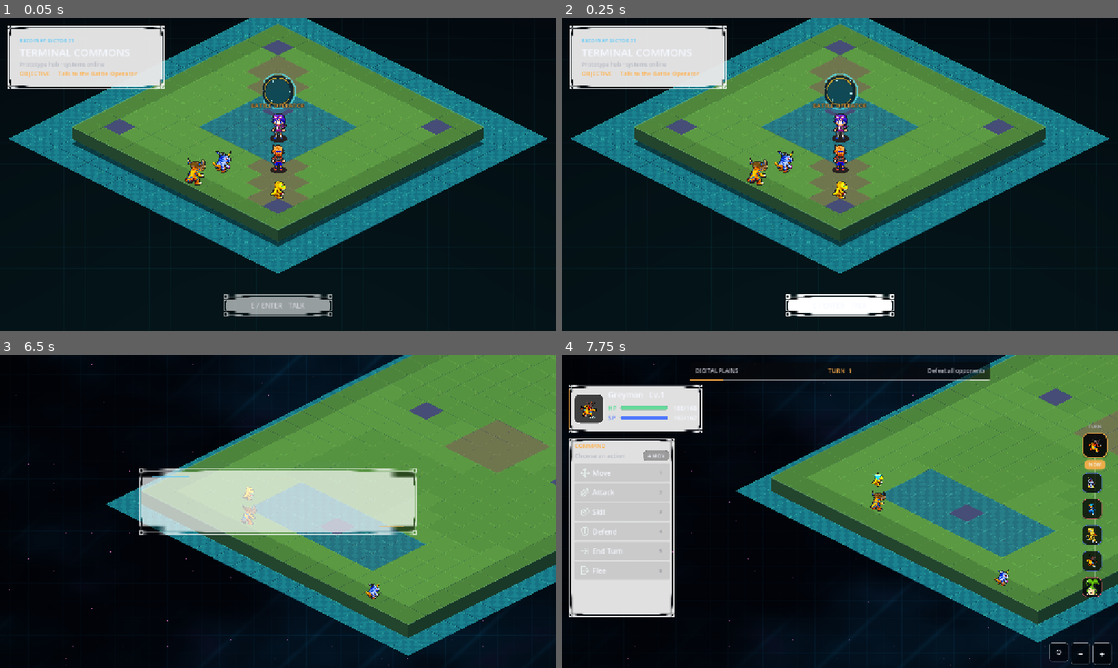
Above: before the commit, frames 1-4 (two rows, left to right).
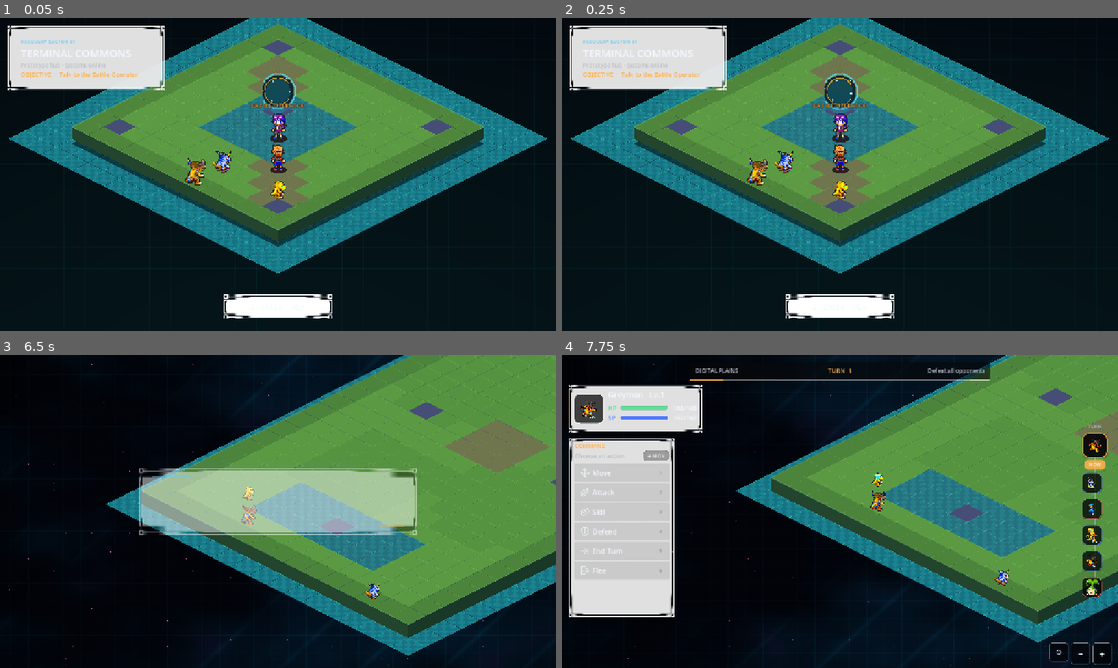
Above: after the commit, the same moments.

Repository: EwertonMendes/DigiGame
Game: Godot game, scene res://scenes/world/hub.tscn
Same seed, same stepped clock (60 frames per second), same inputs: the game is played once before the commit and once after it.
Inputs (mouse positions are in pixels of both pictures, inside the frame that each line leads up to):
- Up to frame 1 (0.05 s): no input
- Up to frame 2 (0.25 s): no input
- Up to frame 3 (6.5 s): tap Enter (ui_accept) at 0.5, 0.77, 3.77 s; move the mouse to (400, 495) at 0.52 s; hold Right (ui_right) 0.53-1.25 s; tap Mouse wheel down (wheel_down) at 0.6 s; click (400, 495) at 0.67 s; drag from (166, 527) to (250, 574) at 1.27 s; move the mouse to (333, 442) at 2.02 s; hold Right (ui_right) 2.03-2.75 s; tap Backspace at 2.1 s; drag from (250, 574) to (111, 464) at 2.77 s; move the mouse to (444, 558) at 3.52 s; hold Left (ui_left) 3.53-4.25 s; tap Keypad Enter at 3.6 s; drag from (111, 464) to (194, 433) at 4.27 s; move the mouse to (305, 511) at 5.02 s; hold Down (ui_down) 5.03-5.75 s; tap 4 at 5.1 s; click (305, 511) at 5.17 s; drag from (194, 433) to (166, 527) at 5.77 s
- Up to frame 4 (7.75 s): move the mouse to (962, 495) at 6.52 s; hold Up (ui_up) 6.53-7.25 s; tap 2 at 6.6 s; tap Enter (ui_accept) at 6.77 s; drag from (728, 527) to (812, 574) at 7.27 s

The runs differ from the first frame. In frame 1, 2.1% of the frame differs, in the area x 1-60%, y 6-96%; in frame 2, 1.0%; in frame 3, 9.8%, in the area x 25-75%, y 36-58%; in frame 4, nothing differs.
Error in both runs: Invalid assignment of property or key 'explosiveness_ratio' with value of type 'float' on a base object of type 'CPUParticles2D'. (res://src/battle/DigimonBatt…

Commit message:
fix(ui): remove panel glow and structural color animation

Diff:
--- a/src/ui/DigiUiRuntime.gd
+++ b/src/ui/DigiUiRuntime.gd
@@ -2,10 +2,10 @@
 
 # Runtime presentation layer for DigiGame UI.
 #
-# The Kenney Fantasy UI Borders geometry is reserved for meaningful surfaces
-# and dialog actions instead of being stamped on every Control. This keeps the
-# identity visible while avoiding the crowding and edge collisions caused by
-# the previous global sci-fi decorator.
+# Kenney Fantasy UI Borders are kept monochrome and transparent. Structural UI
+# does not receive palette tints, glow, blur or panel-scale animation; color is
+# reserved for text and gameplay state so the frame artwork stays faithful to
+# the original black/white language.
 
 const UI = preload("res://src/ui/TacticalTheme.gd")
 const ASSET_ROOT := "res://assets/ui/kenney_fantasy_digi"
@@ -44,18 +44,12 @@
 const FRAMED_BUTTON_NAMES := [
 	"StartBattle",
 	"CancelBattleDialog",
+	"Cancel",
 	"ConfirmFlee",
 	"CancelFlee",
 	"ReturnAfterRetreat",
 	"ReturnToHub",
 	"Talk",
-]
-
-const FADE_IN_PANELS := [
-	"BattleDialog",
-	"TechniqueMenu",
-	"RetreatPanel",
-	"RetreatResult",
 ]
 
 var _panel_standard: Texture2D = null
@@ -120,10 +114,19 @@
 	if not _skin_ready:
 		push_warning("Digi fantasy UI skin could not be loaded; keeping TacticalTheme fallbacks.")
 		return
-	_panel_standard_style = _nine_patch(_panel_standard, Vector4(9.0, 9.0, 9.0, 9.0), Vector4(11.0, 11.0, 11.0, 11.0))
-	_panel_emphasis_style = _nine_patch(_panel_emphasis, Vector4(10.0, 10.0, 10.0, 10.0), Vector4(14.0, 14.0, 14.0, 14.0))
+
+	_panel_standard_style = _nine_patch(
+		_panel_standard,
+		Vector4(9.0, 9.0, 9.0, 9.0),
+		Vector4(14.0, 13.0, 14.0, 13.0)
+	)
+	_panel_emphasis_style = _nine_patch(
+		_panel_emphasis,
+		Vector4(10.0, 10.0, 10.0, 10.0),
+		Vector4(18.0, 17.0, 18.0, 17.0)
+	)
 	var button_margins := Vector4(9.0, 9.0, 9.0, 9.0)
-	var button_content := Vector4(15.0, 8.0, 15.0, 8.0)
+	var button_content := Vector4(16.0, 10.0, 16.0, 10.0)
 	_button_normal_style = _nine_patch(_button_normal, button_margins, button_content)
 	_button_hover_style = _nine_patch(_button_hover, button_margins, button_content)
 	_button_pressed_style = _nine_patch(_button_pressed, button_margins, button_content)
@@ -159,13 +162,10 @@
 		var panel_name := String(control.name)
 		if panel_name in EMPHASIS_PANELS:
 			_style_panel(control, true)
-			_install_fade_in(control)
 			control.set_meta("digi_fantasy_skin_applied", true)
 			return
 		if panel_name in STANDARD_PANELS:
 			_style_panel(control, false)
-			if panel_name in FADE_IN_PANELS:
-				_install_fade_in(control)
 			control.set_meta("digi_fantasy_skin_applied", true)
 			return
 
@@ -197,9 +197,6 @@
 	return false
 
 
-# The base battle result panel predates the naming convention and is an unnamed
-# Panel. Discover it from its uniquely named return button so it receives the
-# same treatment as retreat / hub dialogs without broadly skinning utilities.
 func _style_related_result_panel(button: Button) -> void:
 	if String(button.name) != "ReturnToHub":
 		return
@@ -209,7 +206,6 @@
 			var panel := parent as Control
 			if not panel.has_meta("digi_fantasy_skin_applied"):
 				_style_panel(panel, true)
-				_install_fade_in(panel)
 				panel.set_meta("digi_fantasy_skin_applied", true)
 			return
 		parent = parent.get_parent()
@@ -226,9 +222,10 @@
 	button.add_theme_color_override("font_focus_color", Color.WHITE)
 	button.add_theme_color_override("font_pressed_color", Color.WHITE)
 	button.add_theme_color_override("font_disabled_color", Color(UI.MUTED.r, UI.MUTED.g, UI.MUTED.b, 0.44))
-	button.add_theme_color_override("icon_hover_color", UI.CYAN)
-	button.add_theme_color_override("icon_focus_color", UI.CYAN)
-	button.add_theme_color_override("icon_pressed_color", UI.GOLD)
+	button.add_theme_color_override("icon_normal_color", Color(0.88, 0.88, 0.90, 0.92))
+	button.add_theme_color_override("icon_hover_color", Color.WHITE)
+	button.add_theme_color_override("icon_focus_color", Color.WHITE)
+	button.add_theme_color_override("icon_pressed_color", Color.WHITE)
 
 
 func _nine_patch(texture: Texture2D, margins: Vector4, content: Vector4) -> StyleBoxTexture:
@@ -245,29 +242,3 @@
 	style.axis_stretch_horizontal = StyleBoxTexture.AXIS_STRETCH_MODE_STRETCH
 	style.axis_stretch_vertical = StyleBoxTexture.AXIS_STRETCH_MODE_STRETCH
 	return style
-
-
-func _install_fade_in(control: Control) -> void:
-	if control.has_meta("digi_fantasy_fade_installed"):
-		return
-	control.set_meta("digi_fantasy_fade_installed", true)
-	control.visibility_changed.connect(_on_panel_visibility_changed.bind(control))
-	if control.visible:
-		call_deferred("_fade_panel_in", control)
-
-
-func _on_panel_visibility_changed(control: Control) -> void:
-	if is_instance_valid(control) and control.visible:
-		_fade_panel_in(control)
-
-
-func _fade_panel_in(control: Control) -> void:
-	if not is_instance_valid(control) or not control.visible:
-		return
-	var target_alpha := control.modulate.a
-	if target_alpha <= 0.01:
-		target_alpha = 1.0
-	control.modulate.a = 0.0
-	var tween := control.create_tween()
-	tween.set_trans(Tween.TRANS_QUAD).set_ease(Tween.EASE_OUT)
-	tween.tween_property(control, "modulate:a", target_alpha, 0.14)
